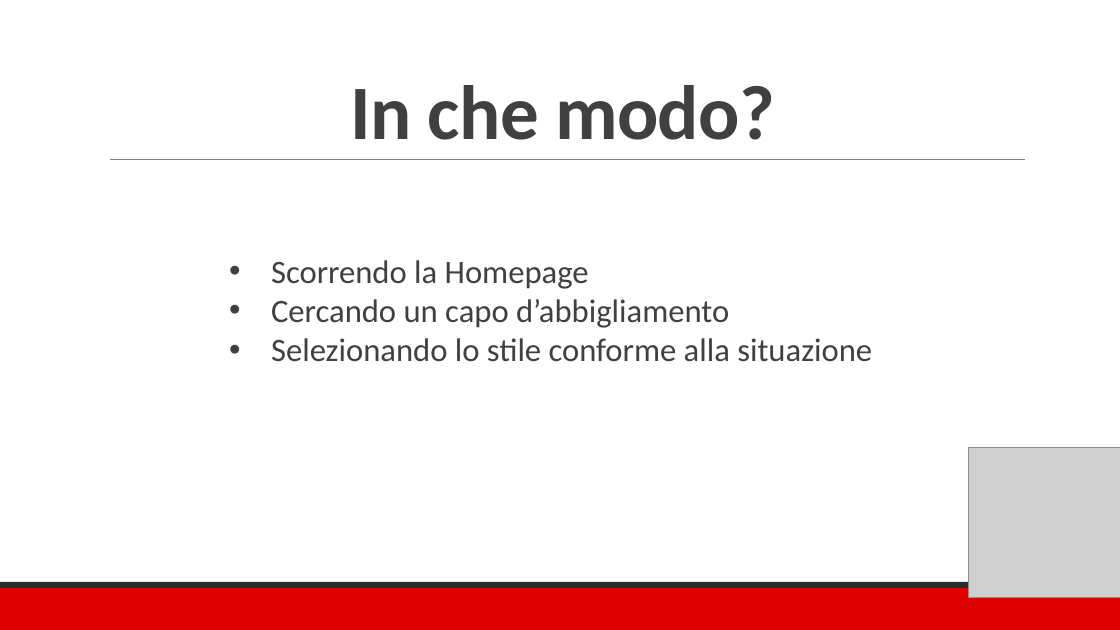
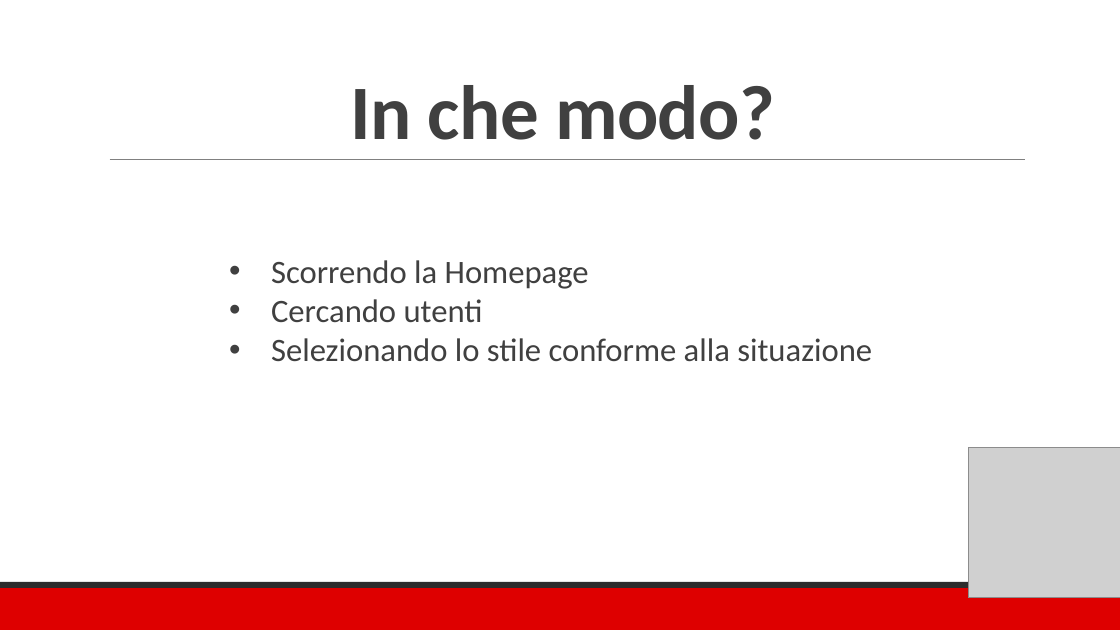
Before and after one commit to ddauny/hypebest, a slide deck: slide 3 of presentazione/presentazione_hypebest2.pptx. Drawn at 1120x630 pixels with LibreOffice and Linux fonts; fonts in the diff are those of the drawing; grey boxes stand for pictures. Boxes give left, top, right and bottom in pixels: in the first picture for what was removed or moved away, otherwise in the second. Text is boxed around its words. In the diff, an @@ line names an element or a change of style, - is before the commit and + after.

```diff
--- a/presentazione/presentazione_hypebest2.pptx
+++ b/presentazione/presentazione_hypebest2.pptx
@@ text at bbox=[271, 299, 483, 323]: text changed @@
-• Cercando un capo d’abbigliamento
+• Cercando utenti
```
Also in this commit, not shown: 1 other slide changed.
